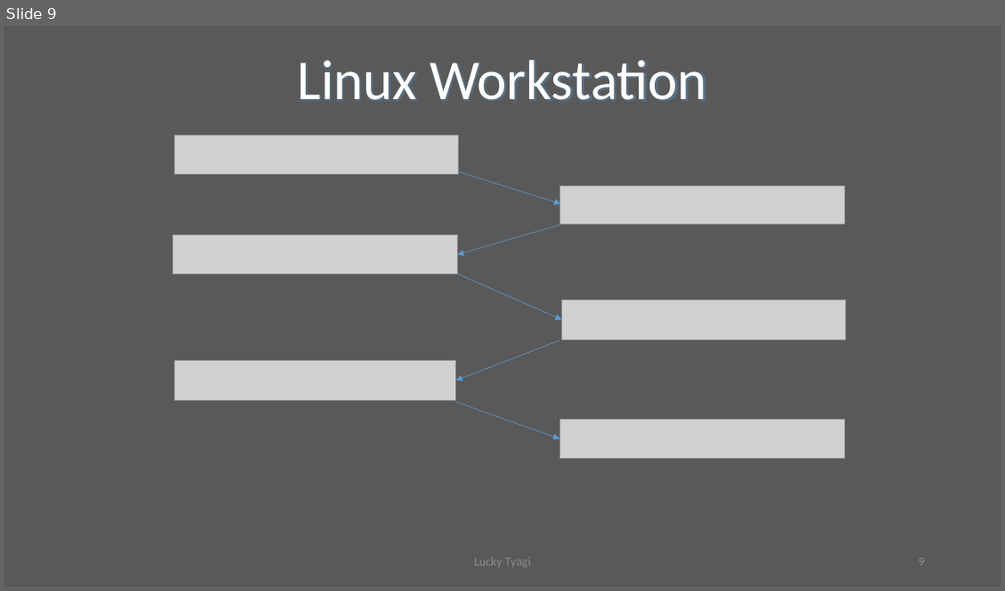
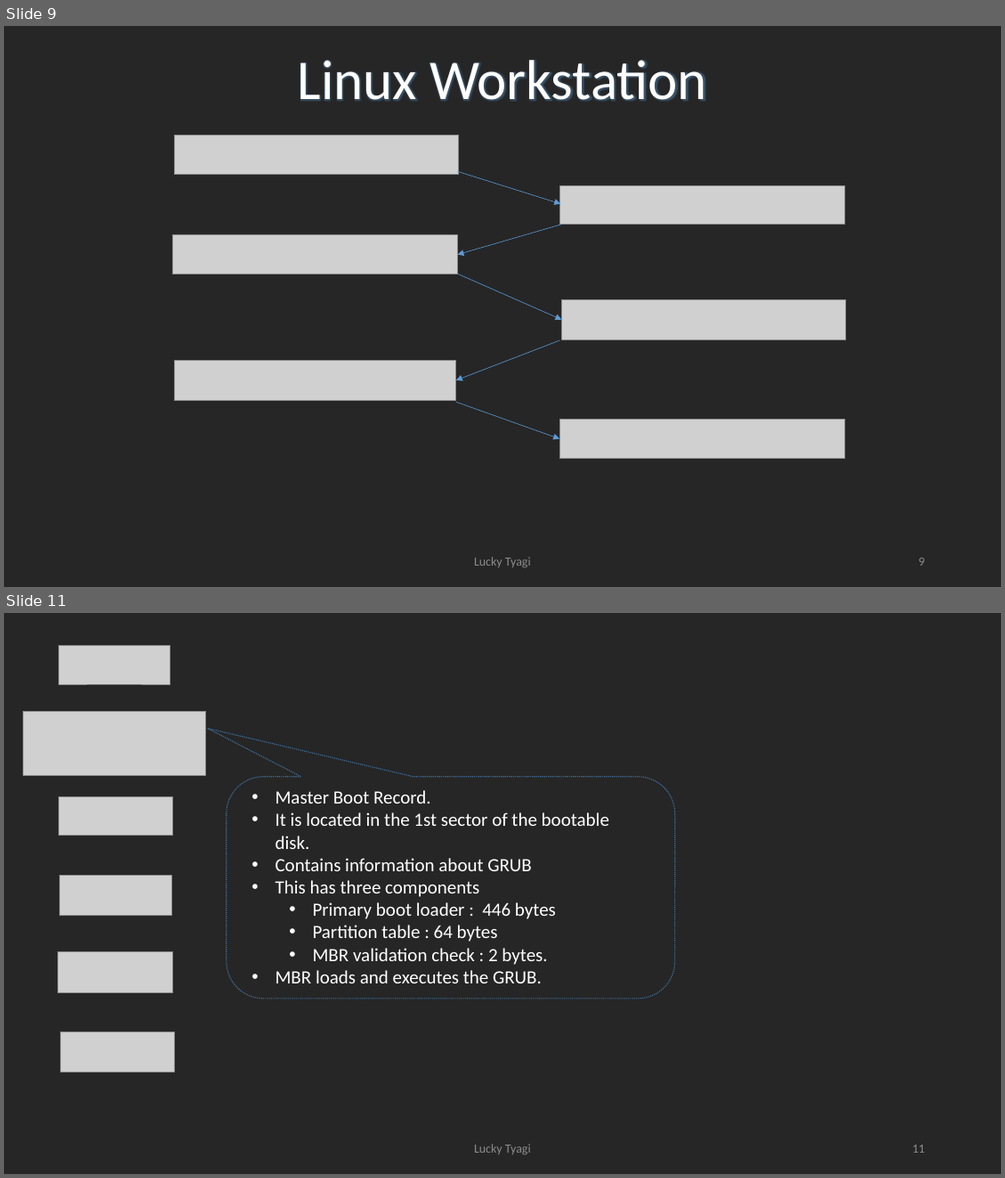
Before and after one commit to LuckyTyagi279/Misc, a slide deck: FRESHERS TRAINING.pptx. Shown one above the other, each under a label of ours: slide 9 before the commit, slides 9 and 11 after it; the slides between them are not shown. The pictures are 1005x591 and 1005x1178 pixels, drawn with LibreOffice and Linux fonts; fonts in the diff are those of the drawing; grey boxes stand for pictures. Boxes give left, top, right and bottom in pixels: in the first picture for what was removed or moved away, otherwise in the second. Text is boxed around its words. In the diff, an @@ line names an element or a change of style, - is before the commit and + after.

```diff
--- a/FRESHERS TRAINING.pptx
+++ b/FRESHERS TRAINING.pptx
@@ slide 11 added at <box>4,613,1001,1174</box>, background #262626 @@
@@ picture added at <box>59,645,170,684</box> @@
@@ picture added at <box>23,711,206,775</box> @@
@@ picture added at <box>58,797,172,835</box> @@
@@ rounded speech box added at <box>226,777,675,999</box>, fill #262626 at 41% opacity, outline #43739E 1 pt dashed @@
@@ text added at <box>275,790,609,983</box>, 18 pt, text #FFFFFF @@
+• Master Boot Record.
+• It is located in the 1st sector of the bootable disk.
+• Contains information about GRUB
+• This has three components
+  • Primary boot loader : 446 bytes
+  • Partition table : 64 bytes
+  • MBR validation check : 2 bytes.
+• MBR loads and executes the GRUB.
@@ picture added at <box>59,876,171,915</box> @@
@@ picture added at <box>57,952,173,993</box> @@
@@ picture added at <box>60,1032,175,1071</box> @@
@@ text added at <box>474,1143,531,1154</box>, 12 pt, text #8C8C8C @@
+Lucky Tyagi
@@ page number added at <box>912,1144,924,1152</box>, 12 pt, text #8C8C8C @@
+11
@@ slide 9 changed as well @@
@@ background #595959 to #262626 @@
```
Also in this commit, not shown: 9 other slides changed, 17 other slides added.
